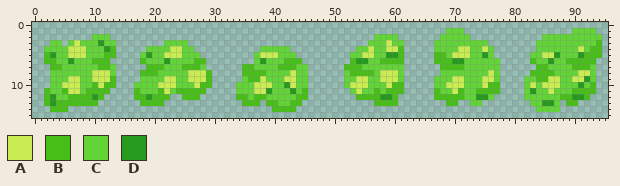
Two states of a sprite sheet, Assets/Sprites/Bullets/Turbocuesco.png. This is how it looked before the edit.
The file is 96x16 pixels.
Palette (. is transparent): A #c8ec52  B #48bf19  C #63d437  D #269a1f
Pixels before, first column x 2:
 1 ...................................................................CCC..................CCCC.
 2 ........CCC............................................CCCC.......CCCCC............CCCCCCCCCC
 3 .CC.CACCCDCC........CCCC..............................CCCACC.....CCCCCCCCC........CCCCCCCCCCB
 4 CCCCAAACCCDB.....CCCCAACC...........CCCCC...........CCACCAAB.....CCCCAACCAC.......CCCCCCCACBB
 5 BDCCAAACCCBB....CDCCAAACCC.........CAAACCC.........CCAACCDDB.....BBCAAACCDC......CCAADCCCDBBB
 6 BBCCDCCCBBB.....BCCCDCCCCBB........CDCCCBBB........BDDCCBBBB.....BBBDDCCCCCC.....BCCDCCBBBBB.
 7 .BBCCCCCCBBC.....BBBCCCBBBC......BBCCCCBBBCC......BBBCCCCCCC......BBBBCCCCCC......BBCCCCBBBC.
 8 .CCCCCCCAAAC....BBBCCCCCAAAB.....BBBBCCCCACC......CBBBBCAAAC......CCCCCCCCAC.....BBBBCCCCAAC.
 9 .CCCAACCAAAB....CCCCAACCAAAB.....CBBACCCAACC......CCAACCAAAC.....CCCAACCCAAC....CCBBAACCAADC.
10 .CCAAACCBABB...CCCCAAACCCABB....CCCAAACCDACC......CAAACCCABB.....CCAAACCCABB....CACAAACCCDCB.
11 BCCBAACBBBB....BCCCBACBBBBB.....CCCAADCCCDCB.......CACCBCBBB.....BCCABCCBBBB....CDCCACCCBBBB.
12 BDCCBBBBDB.....BBDBBB..BBB......BBCBBCCCCCBB........BBBBDDB......BBBBBCCDDC.....CCCCCCBBDDB..
13 BDBBBBBBB.......BBBB.............BBB.BBCCBB............BBBB........BB..CC........CCDDC.BB....
14 .BBB..................................BBBB........................................CCCC.......
Now the later version:
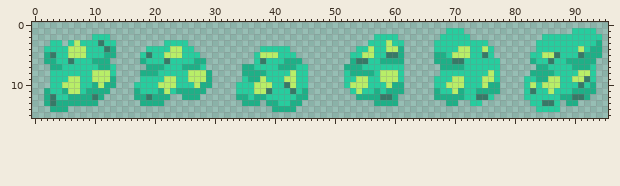
Difference:
colour A: #c8ec52 -> #b8ee68
colour B: #48bf19 -> #1eb087
colour C: #63d437 -> #27cd9e
colour D: #269a1f -> #377967
Pixel boxes of the changes (left, top, right, bottom) in both pictures:
changed: (434, 28, 500, 106)
changed: (524, 28, 602, 112)
changed: (44, 34, 212, 112)
changed: (344, 34, 404, 106)
changed: (236, 46, 308, 112)
